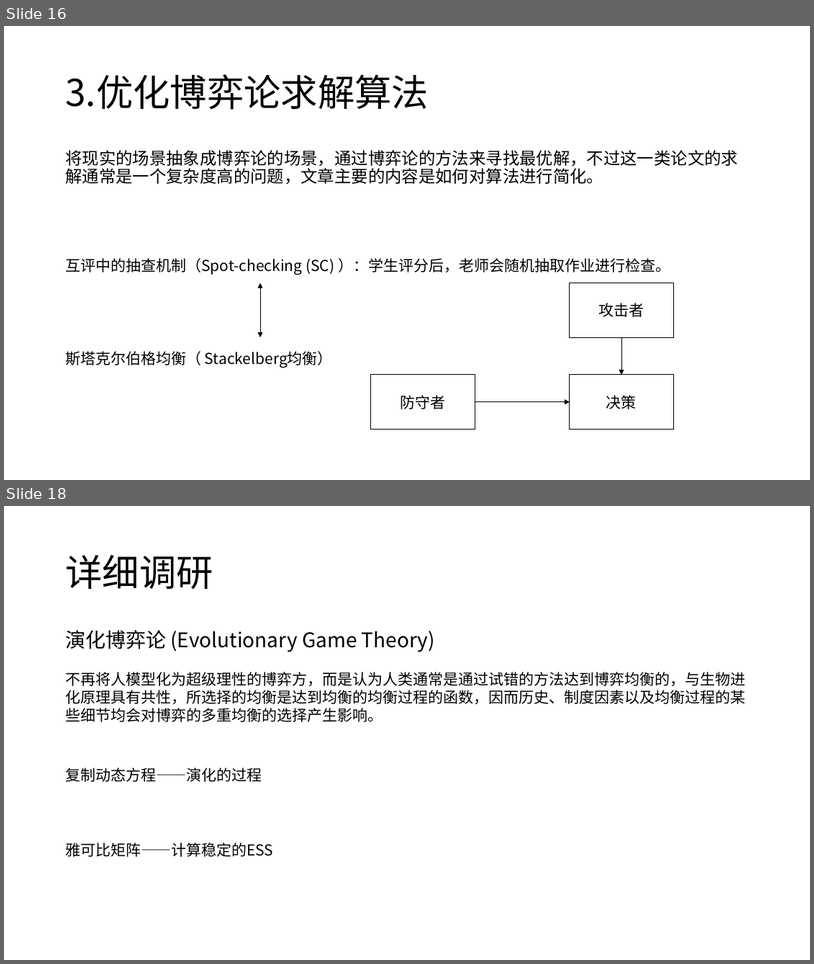
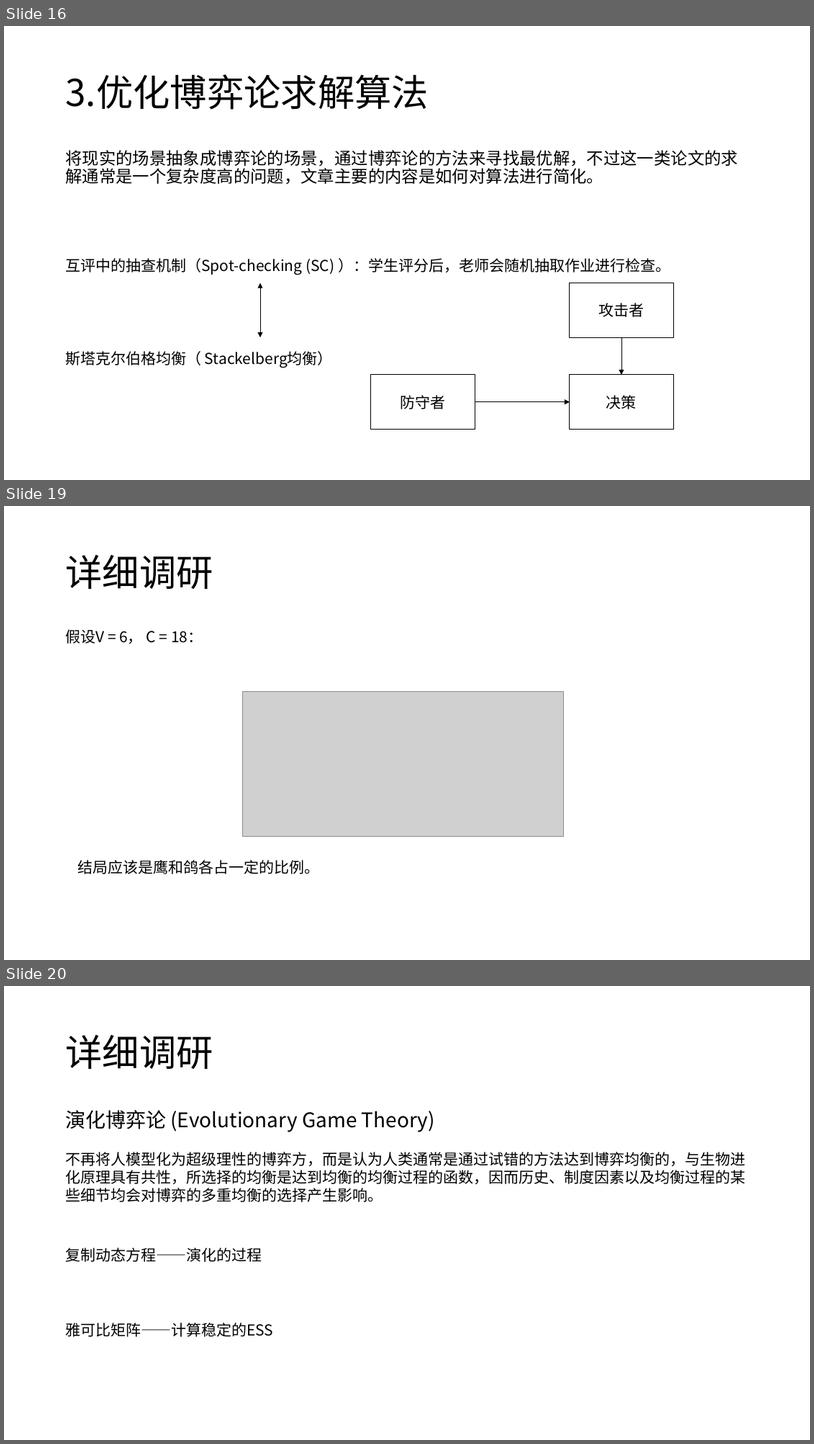
Before and after one commit to CHDYPY/paper, a slide deck: 报告/2021年9月4日/杨攀原.pptx. Shown one above the other, each under a label of ours: slides 16 and 18 before the commit, slides 16, 19 and 20 after it; the slides between them are not shown. The pictures are 814x964 and 814x1444 pixels, drawn with LibreOffice and Linux fonts; fonts in the diff are those of the drawing; grey boxes stand for pictures. Boxes give left, top, right and bottom in pixels: in the first picture for what was removed or moved away, otherwise in the second. Text is boxed around its words. In the diff, an @@ line names an element or a change of style, - is before the commit and + after.

```diff
--- a/报告/2021年9月4日/杨攀原.pptx
+++ b/报告/2021年9月4日/杨攀原.pptx
@@ slide 19 added at <box>4,506,810,960</box>, background #FFFFFF @@
@@ title added at <box>65,555,213,589</box>, 44 pt, text #000000 @@
+详细调研
@@ text added at <box>65,629,203,644</box>, 18 pt, text #000000 @@
+假设V = 6， C = 18：
@@ picture added at <box>242,691,563,836</box> @@
@@ text added at <box>77,860,319,874</box>, 18 pt, text #000000 @@
+结局应该是鹰和鸽各占一定的比例。
@@ what was slide 18 is now slide 20 @@
```
Also in this commit, not shown: 3 other slides added, 9 other files.
